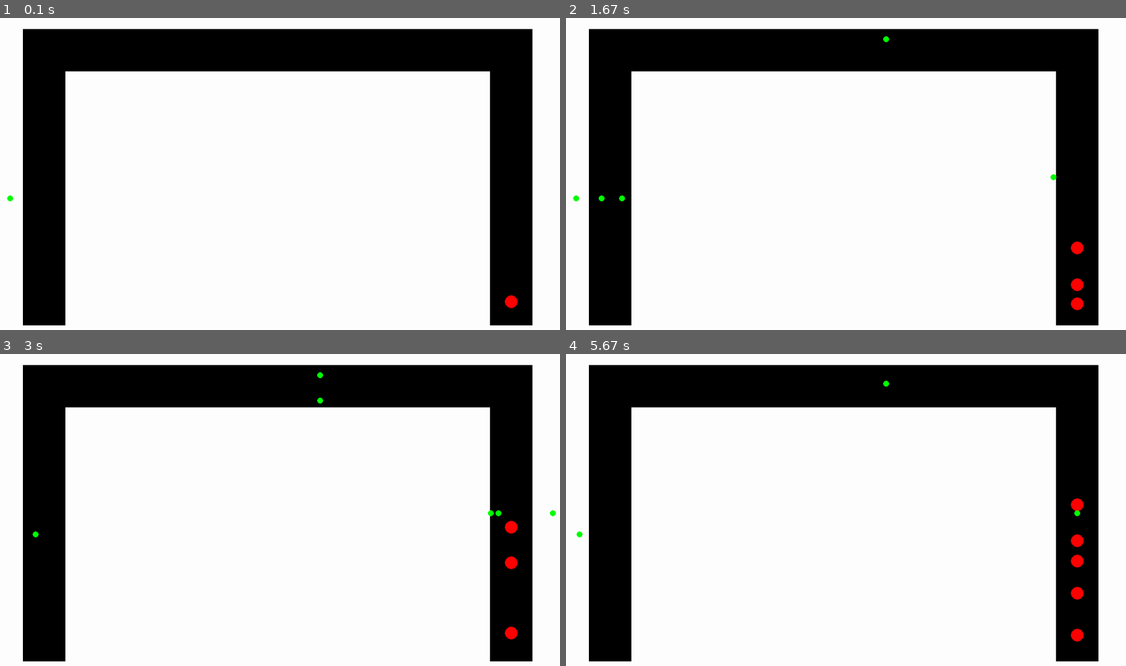
Above: before the commit, frames 1-4 (two rows, left to right).
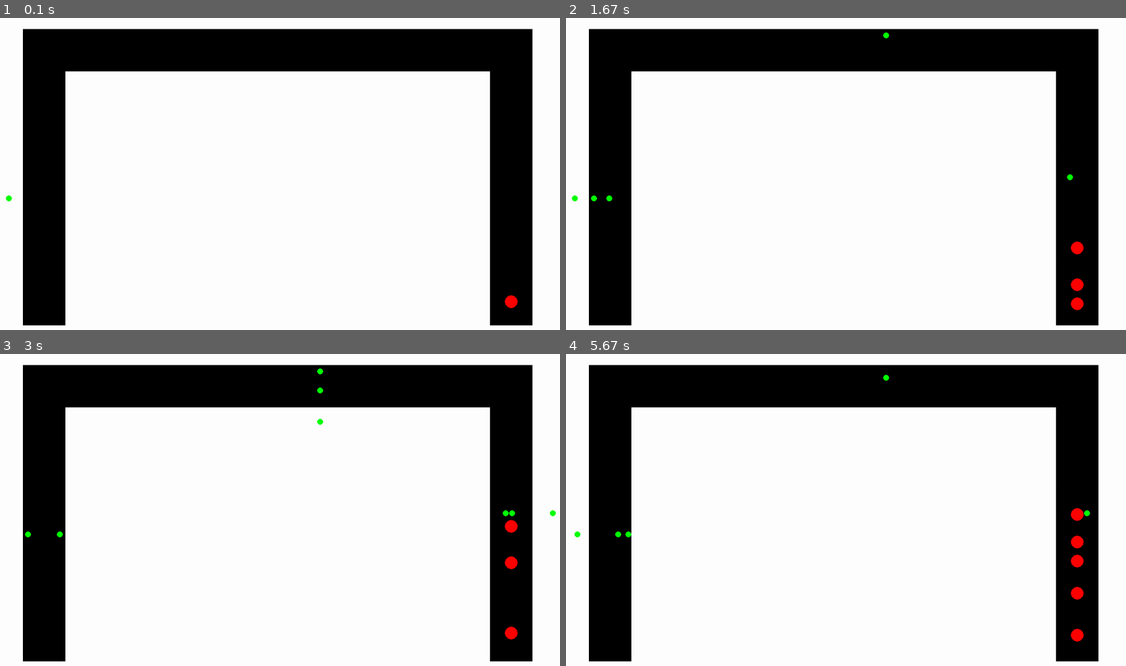
Above: after the commit, the same moments.

Repository: JCoder121/carsim
Game: pygame game, started from files/most_current.py
Two runs of this game, one before a commit and one after it. Both use one fixed random seed, a clock stepped at 60 frames per second and the inputs below.
Inputs:
- Up to frame 1 (0.1 s): no input
- Up to frame 2 (1.67 s): tap Enter at 0.33, 0.67, 1.07, 1.37, 1.57 s
- Up to frame 3 (3 s): tap Enter at 1.9, 2.2, 2.4, 2.7, 2.97 s
- Up to frame 4 (5.67 s): tap Enter at 3.3, 3.6, 3.73, 4.13, 4.43, 4.8, 5.2, 5.5 s

The runs differ from the first frame. In frame 1, less than 0.1% of the frame differs, in the area x 0-3%, y 56-59%; in frame 2, 0.2%; in frame 3, 0.2%; in frame 4, 0.3%, in the area x 1-94%, y 6-63%.

Commit message:
Update most_current.py

Diff:
--- a/files/most_current.py
+++ b/files/most_current.py
@@ -11,9 +11,6 @@
 import math
 import sys
 
-#testing note see if this can push
-#this is another test
-#hello world pushing
 
 '''
 notes:
@@ -34,7 +31,8 @@
 SCREEN_HEIGHT = 850
 BALL_SIZE = 15
 SPEED = 1
-PERSON_SPEED = 2
+#this was just changed
+PERSON_SPEED = 1.5
 MAXSPEED = 2
 ACCEL = 0.03
 RANDOMPARAM = 25
